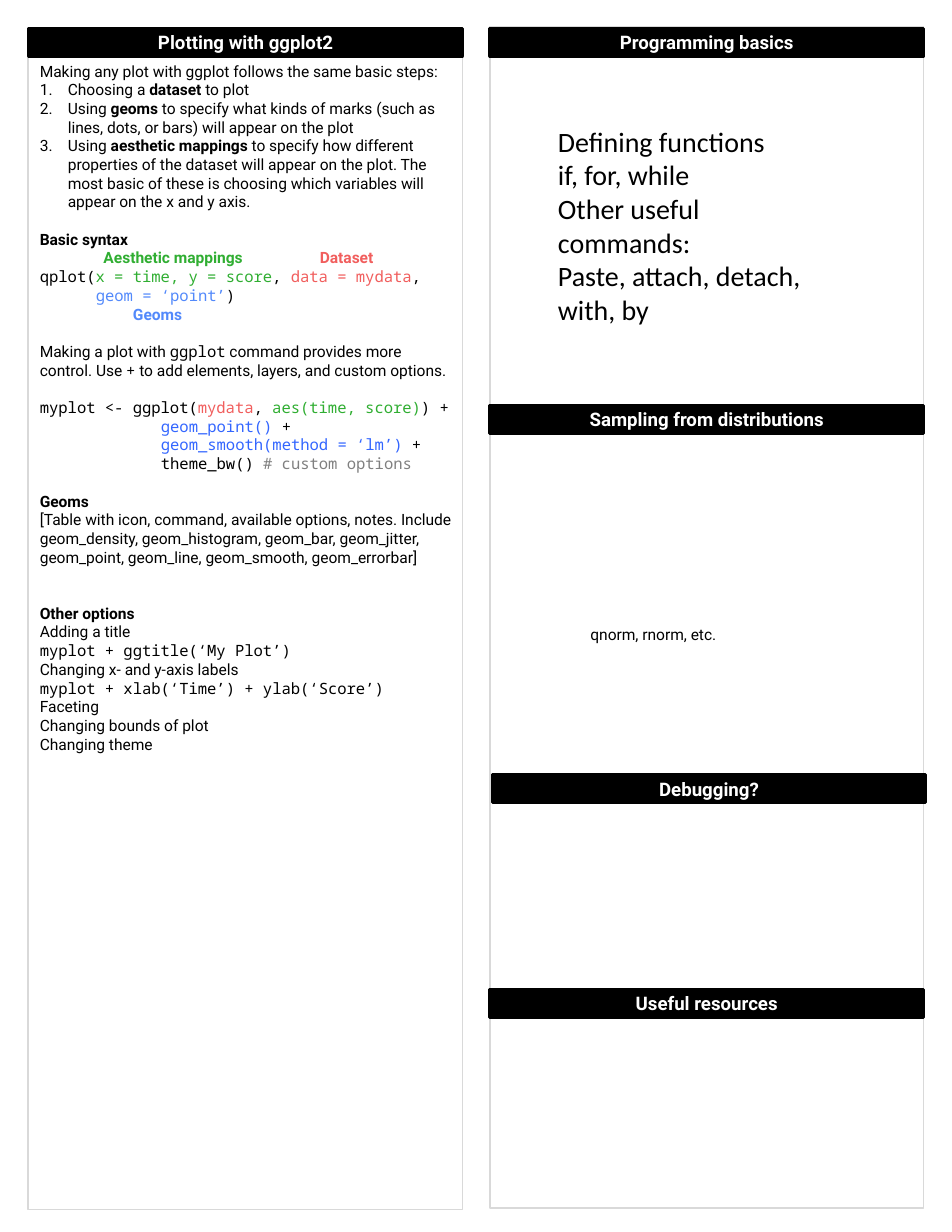
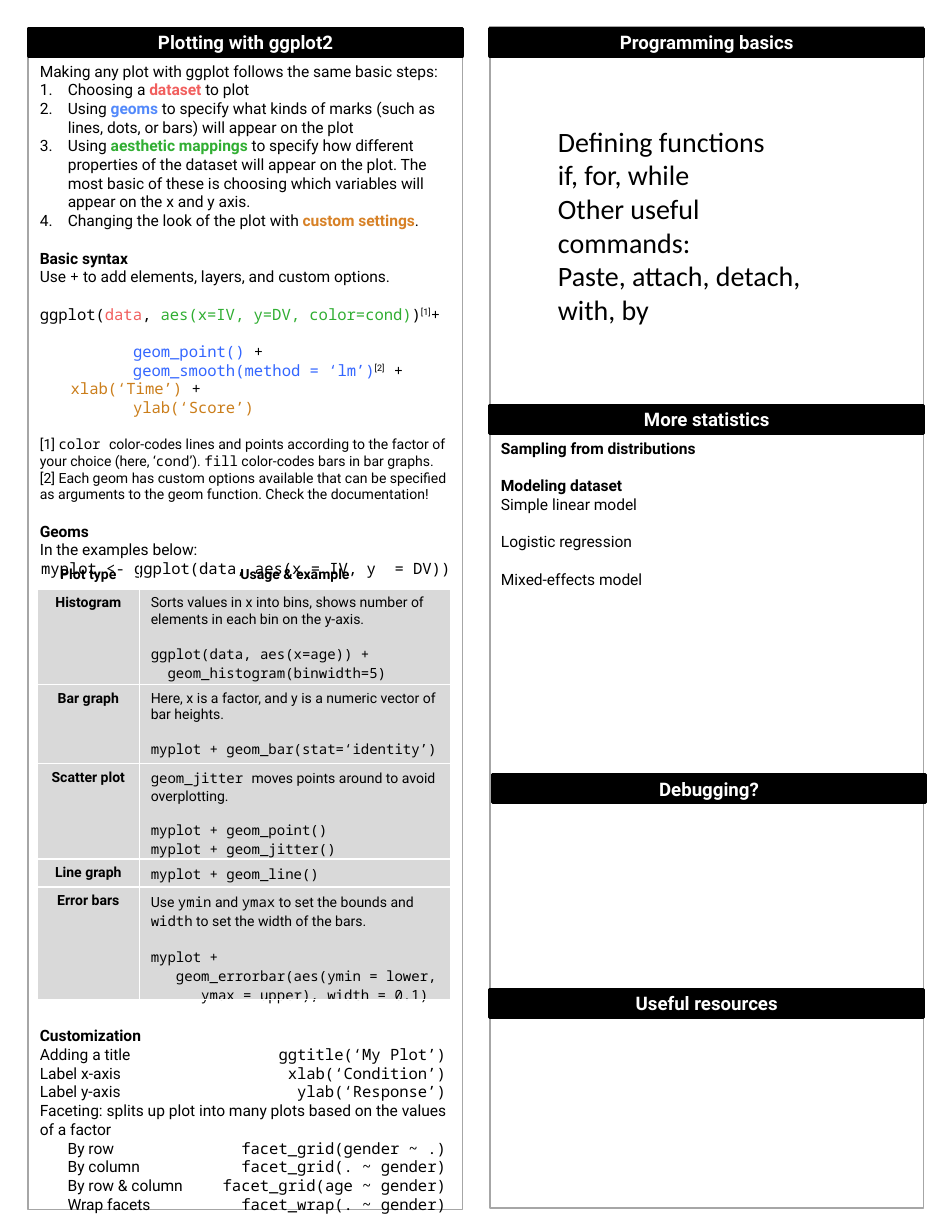
Before and after one commit to dbirman/p252-tutorials, a slide deck: slide 2 of RQuickRef.pptx. Drawn at 952x1232 pixels with LibreOffice and Linux fonts; fonts in the diff are those of the drawing. Boxes give left, top, right and bottom in pixels: in the first picture for what was removed or moved away, otherwise in the second. Text is boxed around its words. In the diff, an @@ line names an element or a change of style, - is before the commit and + after.

Commit message:
added section on ggplot

```diff
--- a/RQuickRef.pptx
+++ b/RQuickRef.pptx
@@ rectangle at (28,28,463,1210): outline #D9D9D9 1 pt to #A6A6A6 1 pt @@
@@ rectangle at (491,27,924,1208): outline #D9D9D9 1 pt to #A6A6A6 1 pt @@
@@ text at (40,83,435,537): text colour #000000 to #F15E5D in "dataset"; text colour #000000 to #5289FB in "geoms"; text colour #000000 to #30AE32 in "aesthetic mappings"; text colour #5289FB to #000000 in "Geoms" @@
@@ text at (68,214,419,230): paragraph added @@
+4. Changing the look of the plot with custom settings.
@@ text at (40,270,446,502): text changed; size 10 to 9 pt; font Noto Sans Mono to Roboto; text colour #30AE32 to #000000 @@
-Aesthetic mappings Dataset
-qplot(x = time, y = score, data = mydata,
-geom = ‘point’)
+Use + to add elements, layers, and custom options.
+ggplot(data, aes(x=IV, y=DV, color=cond))[1]+
+geom_point() +
+geom_smooth(method = ‘lm’)[2] + xlab(‘Time’) +
+ylab(‘Score’)
+[1] color color-codes lines and points according to the factor of your choice (here, ‘cond’). fill color-codes bars in bar graphs.
+[2] Each geom has custom options available that can be specified as arguments to the geom function. Check the documentation!
@@ text in rectangle at (644,412,769,427): text changed @@
-Sampling from distributions
+More statistics
@@ text at (501,442,696,585): text changed @@
-qnorm, rnorm, etc.
+Sampling from distributions
+Modeling dataset
+Simple linear model
+Logistic regression
+Mixed-effects model
@@ table added at (37,561,450,1008), 6 rows, 2 columns @@
+Plot type | Usage & example
+Histogram | Sorts values in x into bins, shows number of elements in each bin on the y-axis. / ggplot(data, aes(x=age)) + / geom_histogram(binwidth=5)
+Bar graph | Here, x is a factor, and y is a numeric vector of bar heights. / myplot + geom_bar(stat=‘identity’)
+Scatter plot | geom_jitter moves points around to avoid overplotting. / myplot + geom_point() / myplot + geom_jitter()
+Line graph | myplot + geom_line()
+Error bars | Use ymin and ymax to set the bounds and width to set the width of the bars. / myplot + / geom_errorbar(aes(ymin = lower, / ymax = upper), width = 0.1)
@@ text at (40,543,446,1214): text changed; font Roboto to Noto Sans Mono @@
-Making a plot with ggplot command provides more control. Use + to add elements, layers, and custom options.
-myplot <- ggplot(mydata, aes(time, score)) +
-geom_point() +
-geom_smooth(method = ‘lm’) +
-theme_bw() # custom options
-Geoms
-[Table with icon, command, available options, notes. Include geom_density, geom_histogram, geom_bar, geom_jitter, geom_point, geom_line, geom_smooth, geom_errorbar]
-Other options
-Adding a title
-myplot + ggtitle(‘My Plot’)
-Changing x- and y-axis labels
-myplot + xlab(‘Time’) + ylab(‘Score’)
-Faceting
-Changing bounds of plot
-Changing theme
+In the examples below:
+myplot <- ggplot(data, aes(x = IV, y = DV))
+Customization
+Adding a title ggtitle(‘My Plot’)
+Label x-axis xlab(‘Condition’)
+Label y-axis ylab(‘Response’)
+Faceting: splits up plot into many plots based on the values of a factor
+By row facet_grid(gender ~ .)
+By column facet_grid(. ~ gender)
+By row & column facet_grid(age ~ gender)
+Wrap facets facet_wrap(. ~ gender)
```
Also in this commit, not shown: 1 other slide changed.
